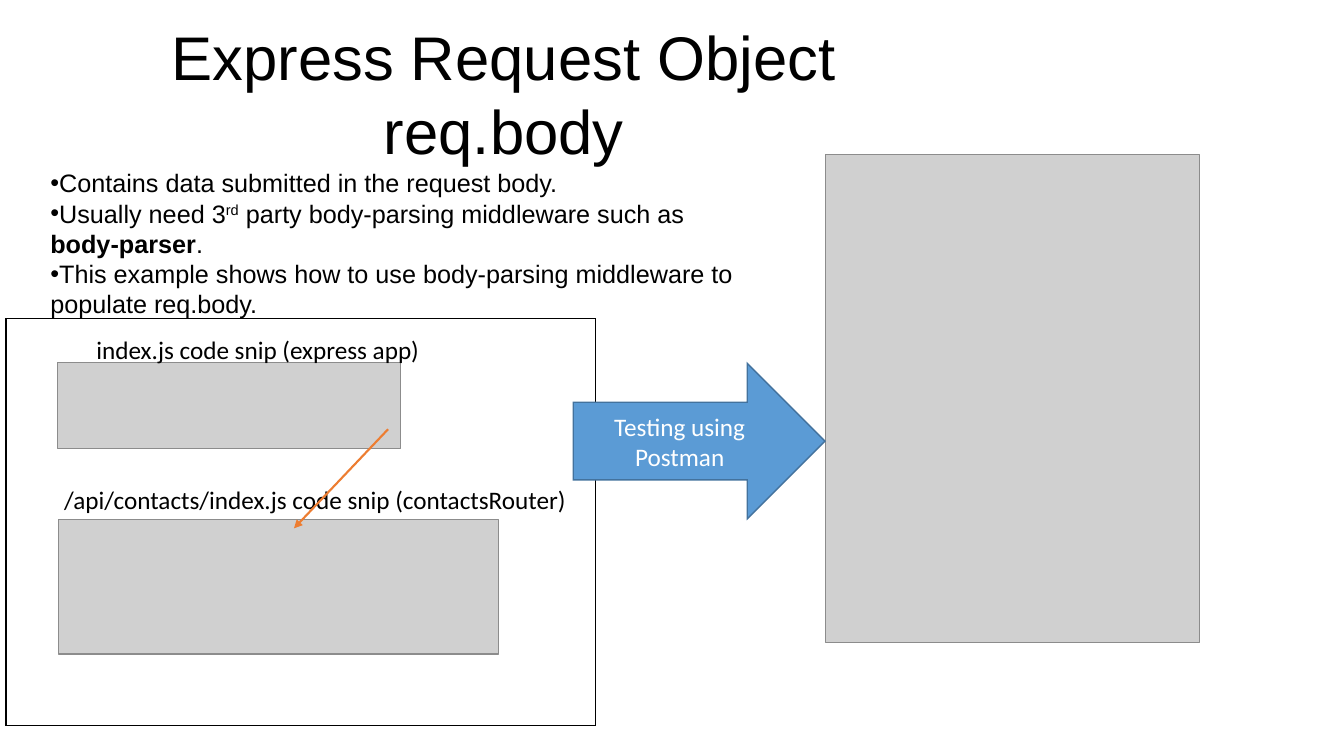
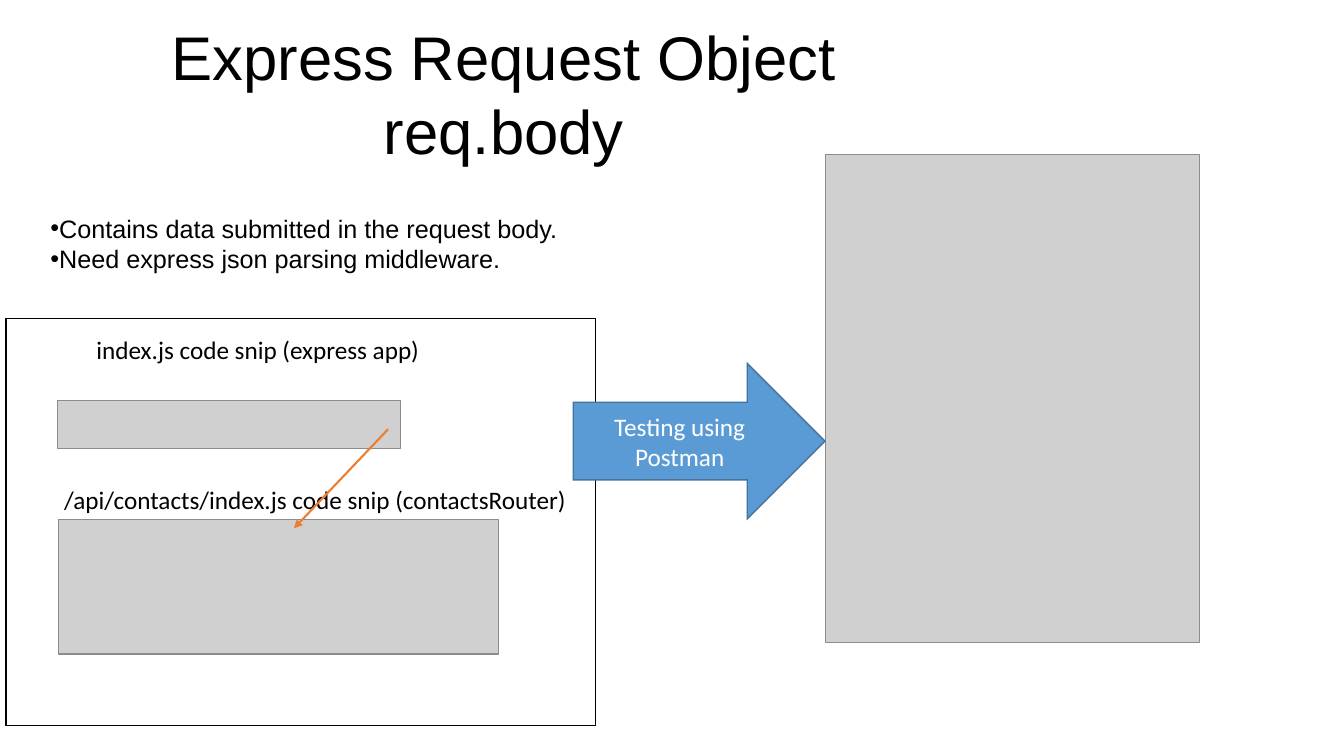
Before and after one commit to diarmuidoconnor/ict-2021, a slide deck: slide 15 of topic09/talk-3/express apis.pptx (slide 12 before the commit). Drawn at 1344x756 pixels with LibreOffice and Linux fonts; fonts in the diff are those of the drawing; grey boxes stand for pictures. Boxes give left, top, right and bottom in pixels: in the first picture for what was removed or moved away, otherwise in the second. Text is boxed around its words. In the diff, an @@ line names an element or a change of style, - is before the commit and + after.

```diff
--- a/topic09/talk-3/express apis.pptx
+++ b/topic09/talk-3/express apis.pptx
@@ text at <box>50,249,500,274</box>: text changed @@
-• Usually need 3rd party body-parsing middleware such as body-parser.
-• This example shows how to use body-parsing middleware to populate req.body.
+• Need express json parsing middleware.
@@ picture: place and size @@
-picture at <box>57,363,401,449</box>
+picture at <box>57,400,401,449</box>
```
Also in this commit, not shown: 4 other slides changed, 4 slides added, 2 slides removed, 58 other files.
